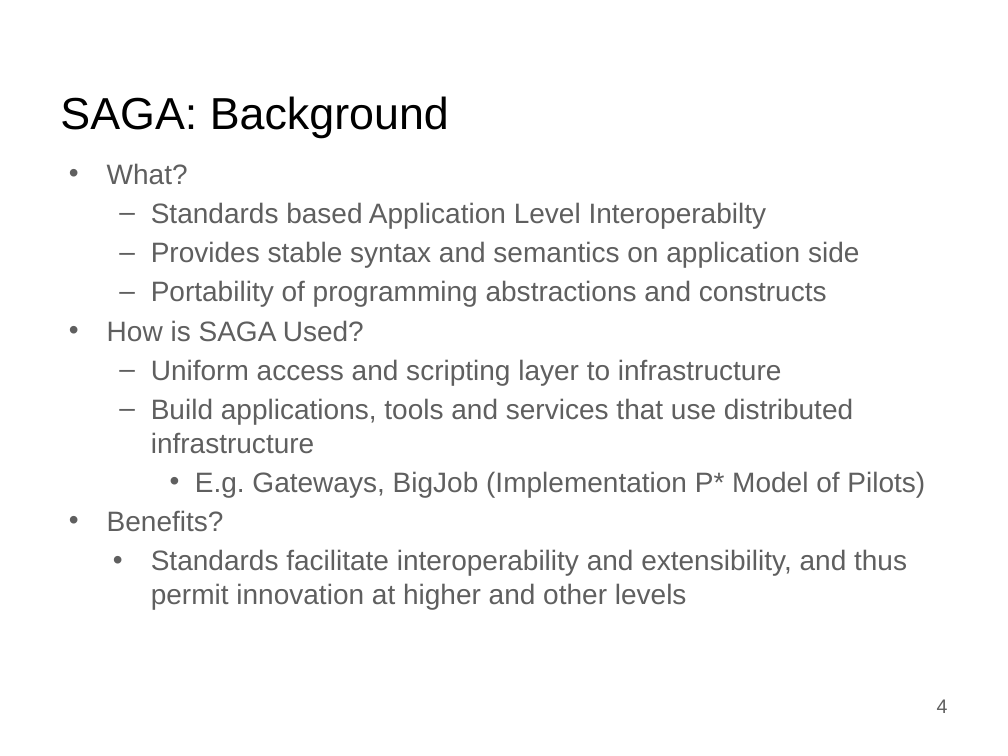
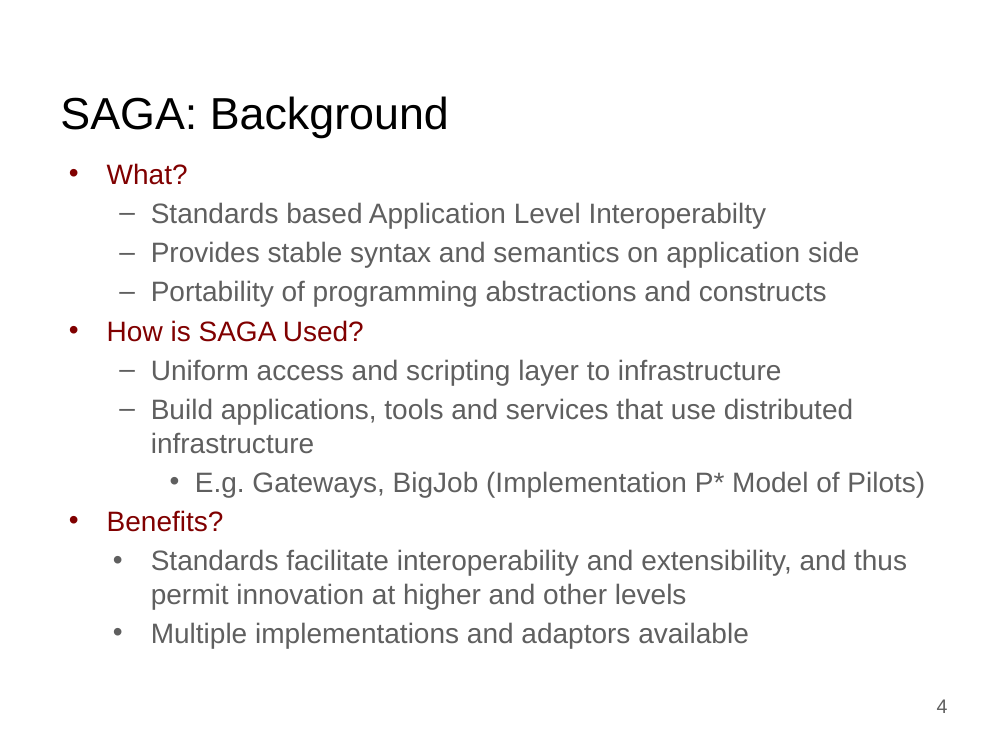
Before and after one commit to saga-project/presentations, a slide deck: slide 4 of radical-media.v0.1.pptx. Drawn at 1008x756 pixels with LibreOffice and Linux fonts; fonts in the diff are those of the drawing; background and template pictures are left out. Boxes give left, top, right and bottom in pixels: in the first picture for what was removed or moved away, otherwise in the second. Text is boxed around its words. In the diff, an @@ line names an element or a change of style, - is before the commit and + after.

```diff
--- a/radical-media.v0.1.pptx
+++ b/radical-media.v0.1.pptx
@@ text at (x1=107, y1=163, x2=364, y2=532): text colour #5F5F5F to #800000 in "What?", "How is SAGA Used?", "Benefits?" @@
@@ text at (x1=151, y1=622, x2=749, y2=648): paragraph added @@
+    • Multiple implementations and adaptors available
```
Also in this commit, not shown: 4 other slides changed.
